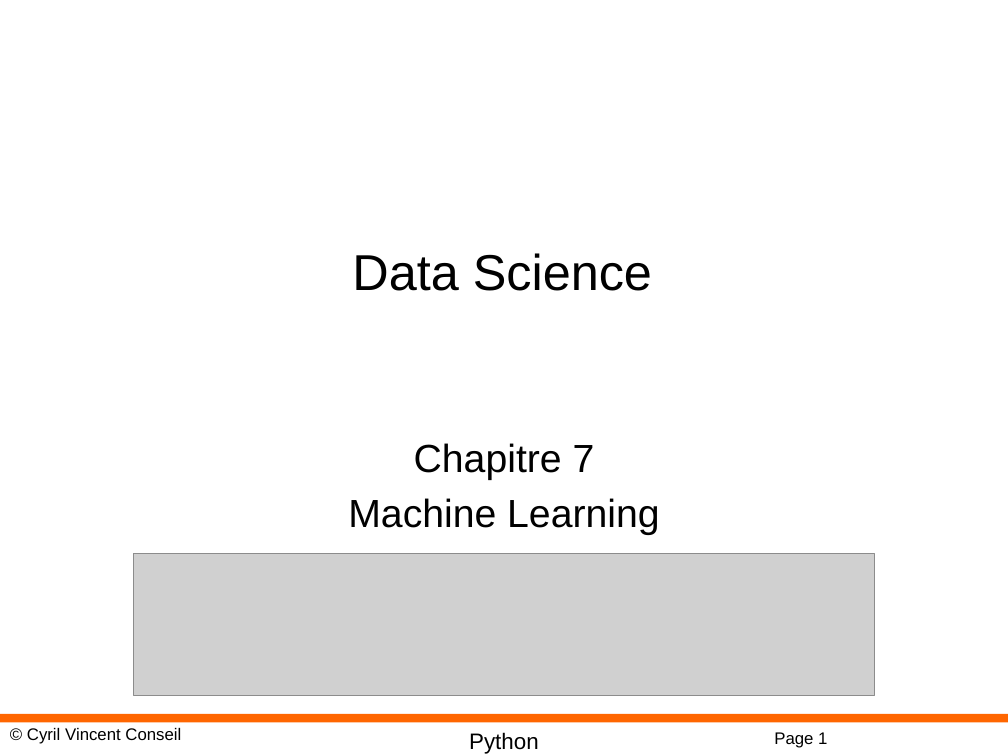
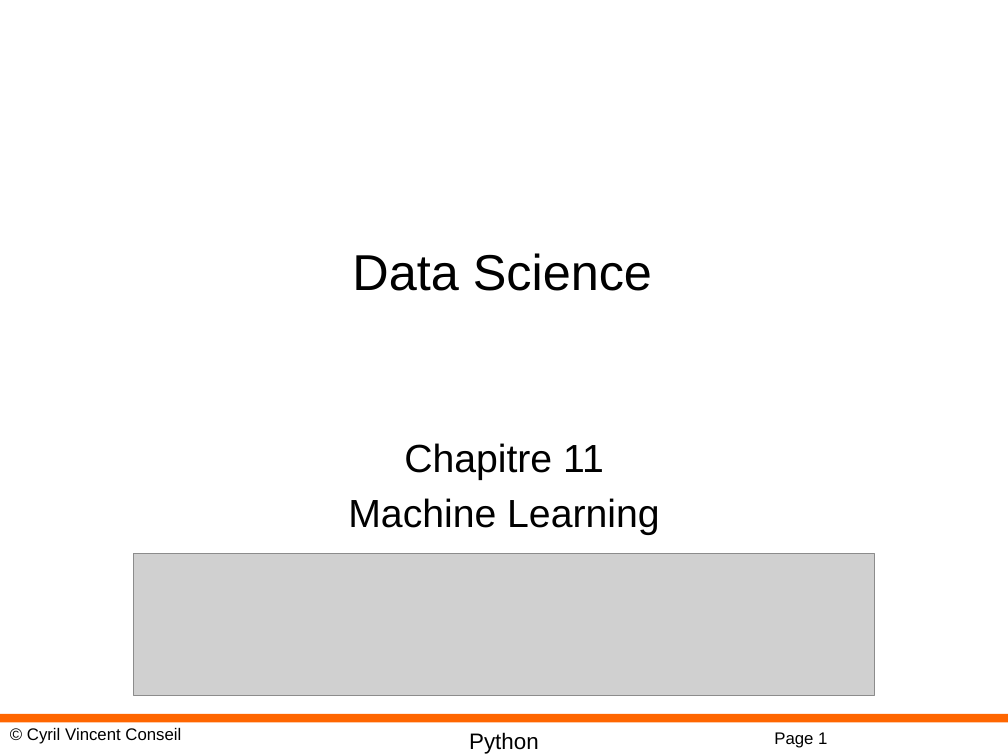
Before and after one commit to cyrilvincent/ML, a slide deck: slide 1 of PPT/MachineLearning11-MachineLearning.pptx. Drawn at 1008x756 pixels with LibreOffice and Linux fonts; fonts in the diff are those of the drawing; grey boxes stand for pictures; background and template pictures are left out. Boxes give left, top, right and bottom in pixels: in the first picture for what was removed or moved away, otherwise in the second. Text is boxed around its words. In the diff, an @@ line names an element or a change of style, - is before the commit and + after.

```diff
--- a/PPT/MachineLearning11-MachineLearning.pptx
+++ b/PPT/MachineLearning11-MachineLearning.pptx
@@ subtitle at bbox=[404, 443, 604, 480]: text changed @@
-Chapitre 7
+Chapitre 11
```
Also in this commit, not shown: 4 other files.
